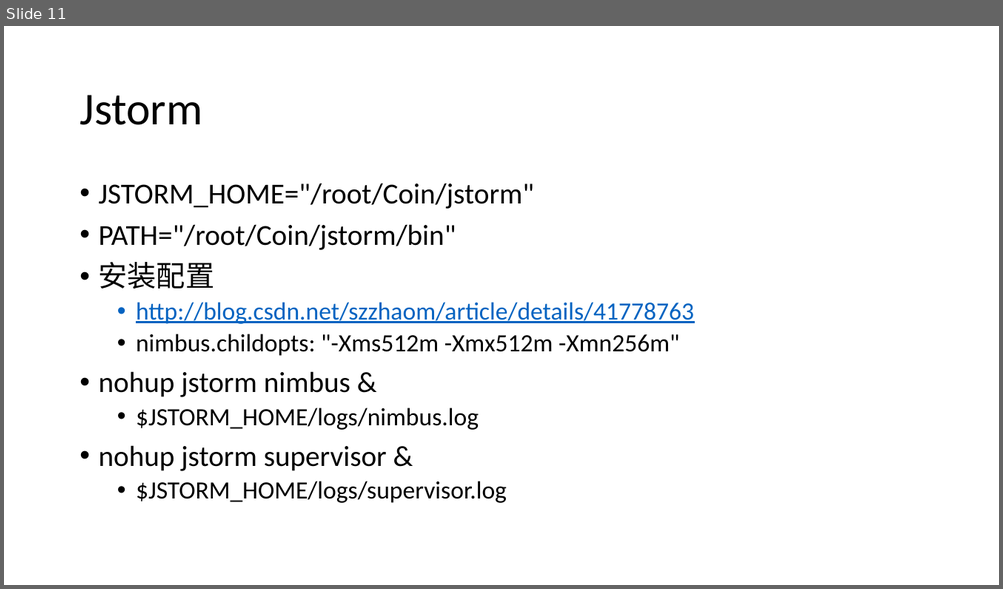
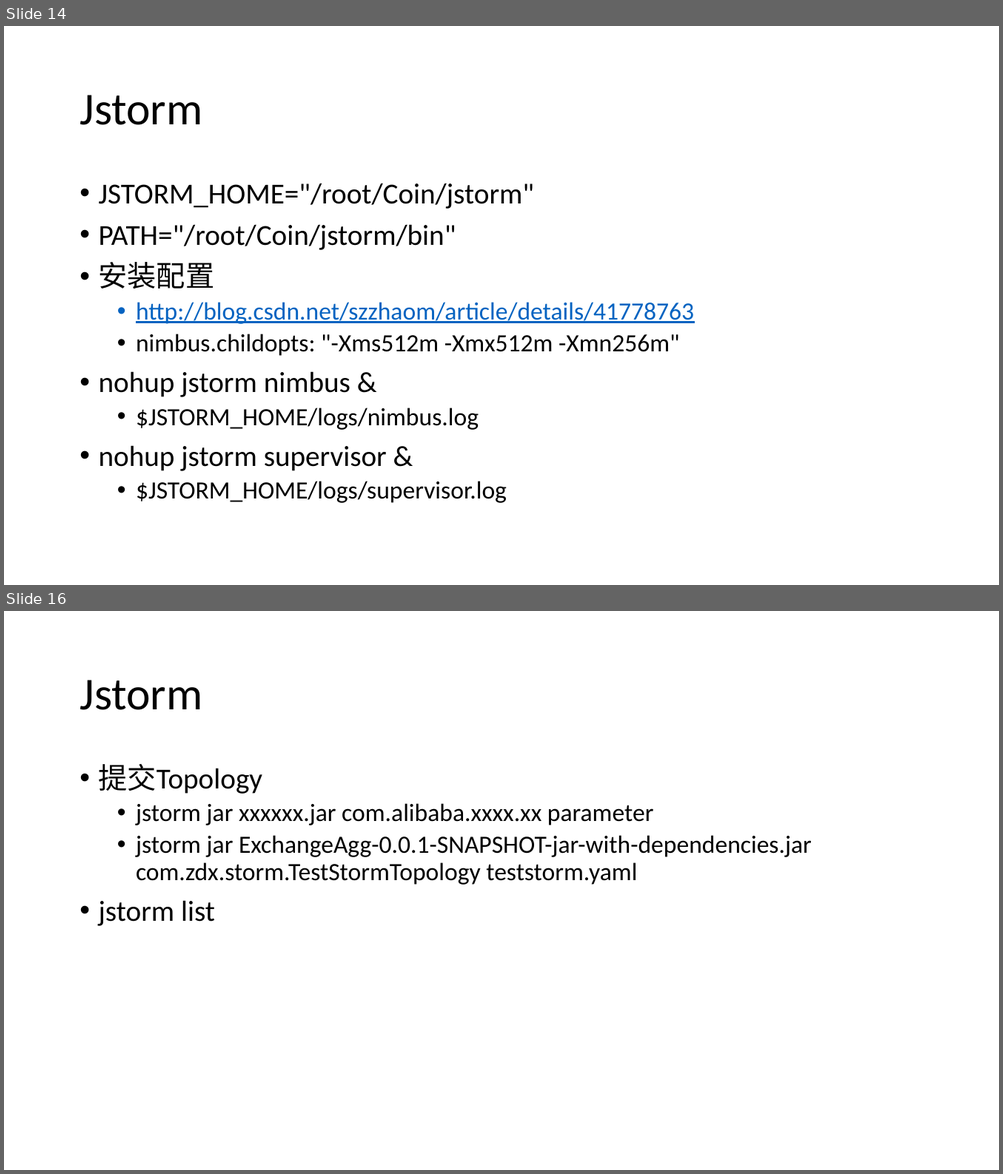
Before and after one commit to csliangdu/ExchangeAgg, a slide deck: doc/Coin.pptx. Shown one above the other, each under a label of ours: slide 11 before the commit, slides 14 and 16 after it; the slides between them are not shown. The pictures are 1003x589 and 1003x1174 pixels, drawn with LibreOffice and Linux fonts; fonts in the diff are those of the drawing. Boxes give left, top, right and bottom in pixels: in the first picture for what was removed or moved away, otherwise in the second. Text is boxed around its words. In the diff, an @@ line names an element or a change of style, - is before the commit and + after.

```diff
--- a/doc/Coin.pptx
+++ b/doc/Coin.pptx
@@ slide 16 added at <box>4,611,999,1170</box>, background #FFFFFF @@
@@ title added at <box>79,680,202,710</box>, 44 pt, text #000000 @@
+Jstorm
@@ text added at <box>99,764,811,926</box>, 24 pt, text #000000 @@
+• 提交Topology
+  • jstorm jar xxxxxx.jar com.alibaba.xxxx.xx parameter
+  • jstorm jar ExchangeAgg-0.0.1-SNAPSHOT-jar-with-dependencies.jar com.zdx.storm.TestStormTopology teststorm.yaml
+• jstorm list
@@ what was slide 11 is now slide 14 @@
```
Also in this commit, not shown: 1 slide changed, 6 other slides added, 20 other files.
